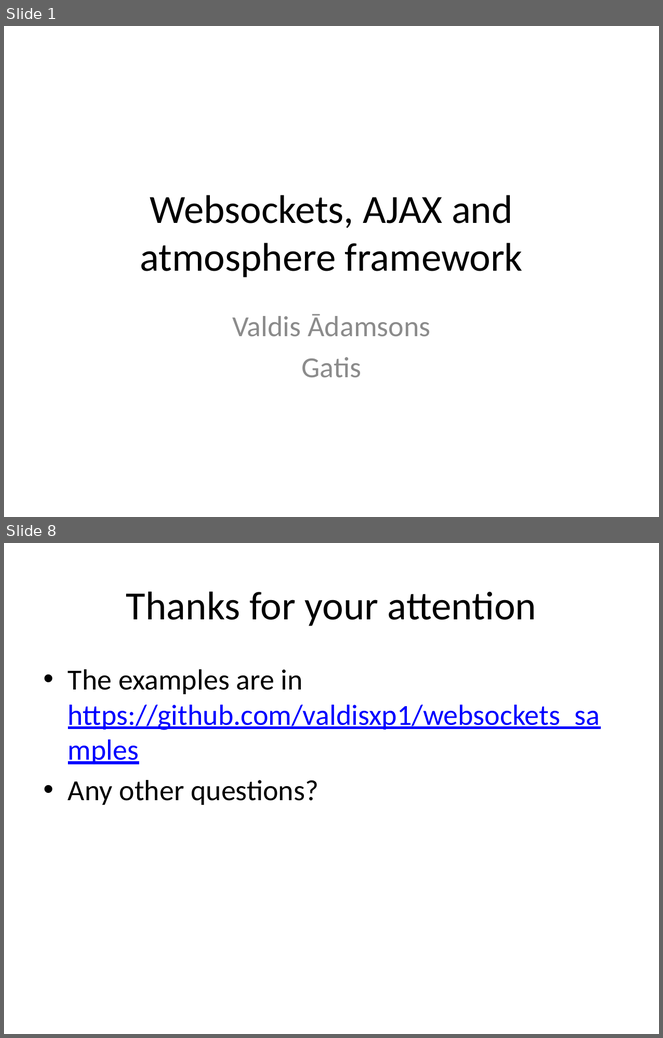
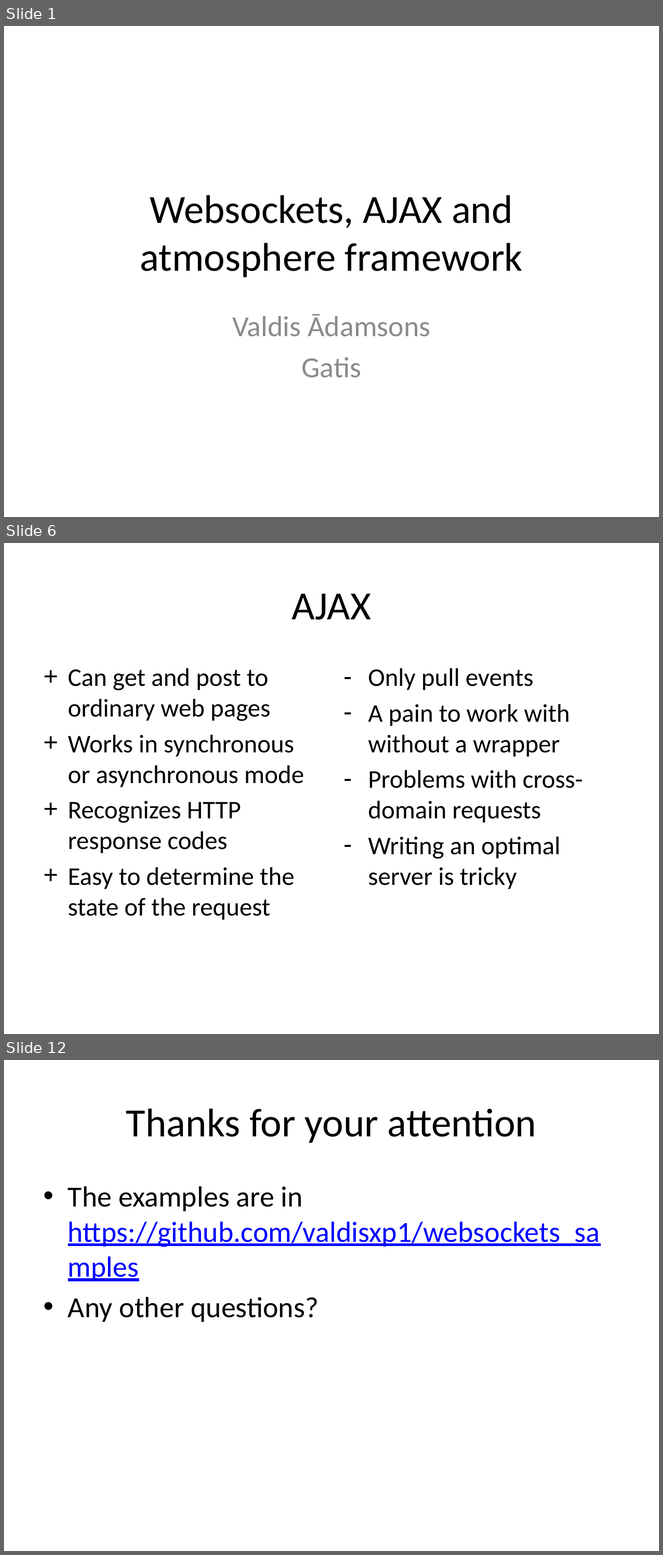
Before and after one commit to valdisxp1/websockets_samples, a slide deck: Atmoshere_and_websockets.pptx. Shown one above the other, each under a label of ours: slides 1 and 8 before the commit, slides 1, 6 and 12 after it; the slides between them are not shown. The pictures are 663x1038 and 663x1555 pixels, drawn with LibreOffice and Linux fonts; fonts in the diff are those of the drawing. Boxes give left, top, right and bottom in pixels: in the first picture for what was removed or moved away, otherwise in the second. Text is boxed around its words. In the diff, an @@ line names an element or a change of style, - is before the commit and + after.

```diff
--- a/Atmoshere_and_websockets.pptx
+++ b/Atmoshere_and_websockets.pptx
@@ slide 6 added at (4, 543, 659, 1034), background #FFFFFF @@
@@ title added at (292, 593, 371, 620), 44 pt, text #000000 @@
+AJAX
@@ text added at (68, 668, 304, 920), 28 pt, text #000000 @@
++ Can get and post to ordinary web pages
++ Works in synchronous or asynchronous mode
++ Recognizes HTTP response codes
++ Easy to determine the state of the request
@@ text added at (368, 668, 583, 889), 28 pt, text #000000 @@
+– Only pull events
+– A pain to work with without a wrapper
+– Problems with cross-domain requests
+– Writing an optimal server is tricky
@@ what was slide 8 is now slide 12 @@
```
Also in this commit, not shown: 2 slides changed, 7 other slides added, 4 slides removed.
